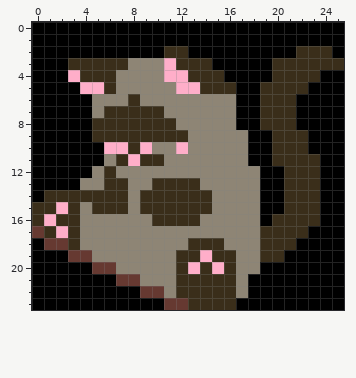
Pixel-art sprite -- data/images/cat/siamese/cat_3.png. Above is the file before it was changed.
The file is 26x24 pixels.
Now the later version:
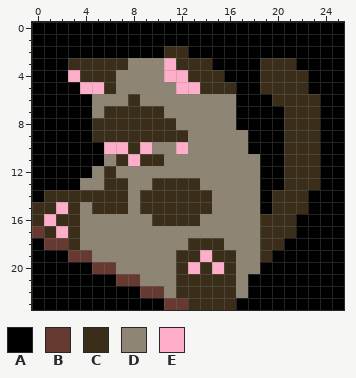
Palette (. is transparent): A #000000  B #663931  C #3a2e1a  D #8e8575  E #ffaec9
Change:
y 2: x 22..24 CCC -> AAA
y 3: x 19 A -> C; x 22..25 CCCC -> AAAA
y 4: x 19 A -> C; x 23 C -> A
y 6: x 19 C -> A; x 22..23 AA -> CC
y 7..8: x 19..20 CC -> AA; x 22..23 AA -> CC
y 9..10: x 20 C -> A; x 23 A -> C
y 11: x 18 A -> D; x 20 C -> A
y 14..15: x 20 A -> C; x 23 C -> A
y 16: x 19 A -> C; x 22..23 CC -> AA
y 17: x 22 C -> A
y 18: x 21 C -> A
y 19: x 20 C -> A
Changed places in both pictures, as pixel boxes (x1, y1, x2, y2):
changed: (248, 46, 344, 262)
